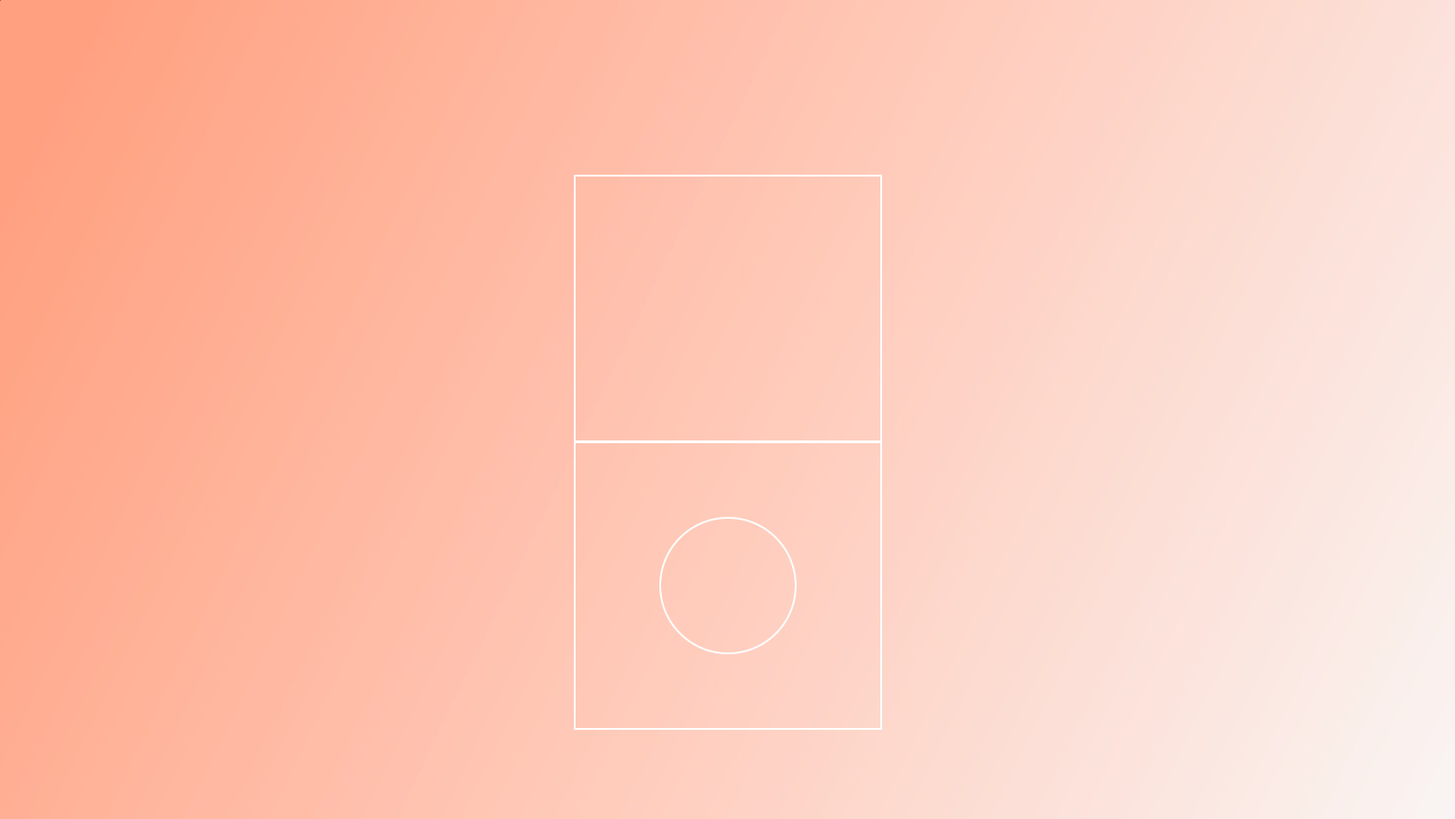
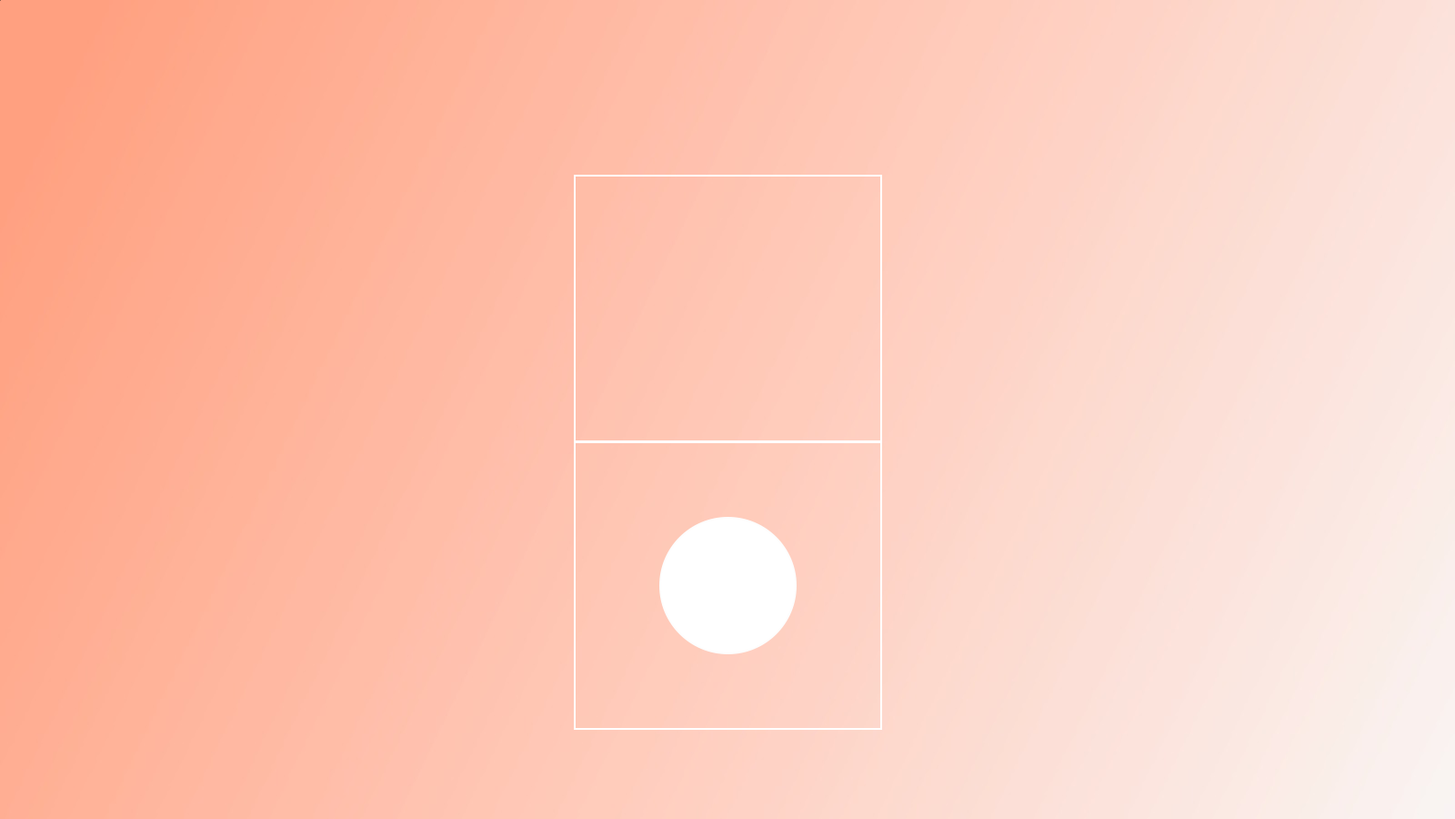
Comparing the layer stacks of the two 1455px x 819px images. Changes:
painted on "Elipse 1" over [661, 518, 795, 653]
